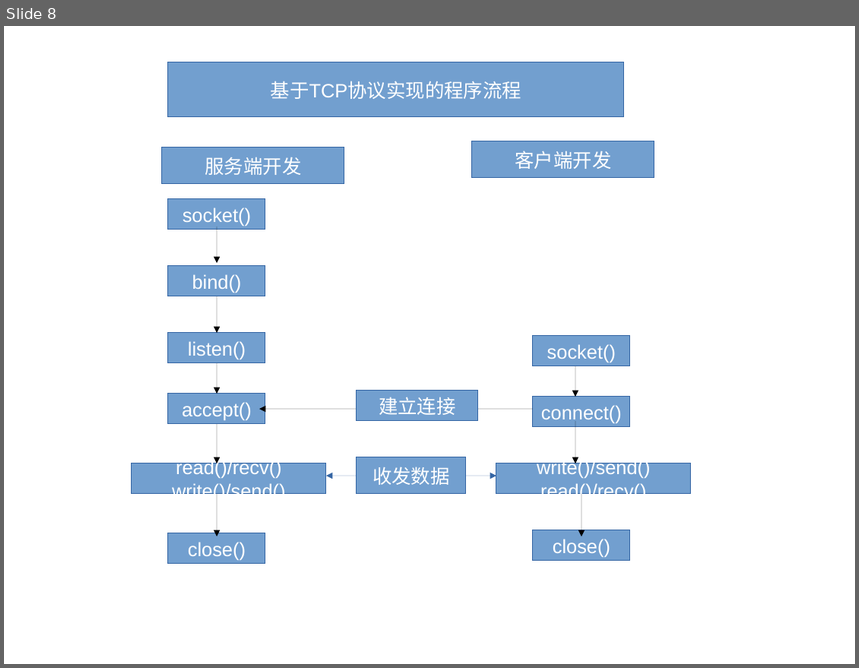
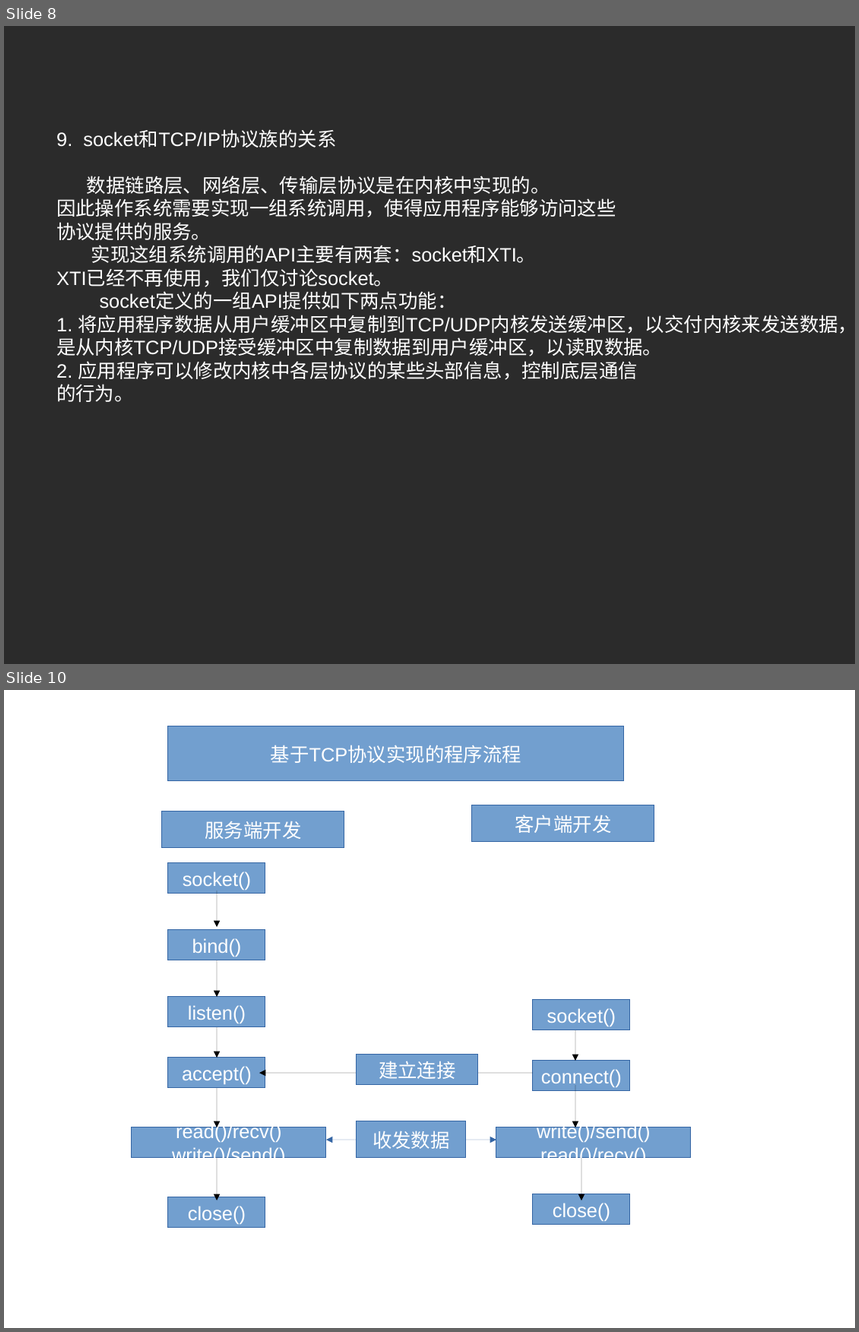
Before and after one commit to zhouhuamin/testmastergit-2018-07, a slide deck: c-network-programming-pptx.pptx. Shown one above the other, each under a label of ours: slide 8 before the commit, slides 8 and 10 after it; the slides between them are not shown. The pictures are 859x668 and 859x1332 pixels, drawn with LibreOffice and Linux fonts; fonts in the diff are those of the drawing; background and template pictures are left out; a plain dark background stands for a picture behind light text. Boxes give left, top, right and bottom in pixels: in the first picture for what was removed or moved away, otherwise in the second. Text is boxed around its words. In the diff, an @@ line names an element or a change of style, - is before the commit and + after.

```diff
--- a/c-network-programming-pptx.pptx
+++ b/c-network-programming-pptx.pptx
@@ slide 8 added at [4, 26, 855, 664], background picture (left out) @@
@@ text added at [56, 130, 855, 402], 18 pt, text #FFFFFF @@
+9. socket和TCP/IP协议族的关系
+数据链路层、网络层、传输层协议是在内核中实现的。
+因此操作系统需要实现一组系统调用，使得应用程序能够访问这些
+协议提供的服务。
+实现这组系统调用的API主要有两套：socket和XTI。
+XTI已经不再使用，我们仅讨论socket。
+socket定义的一组API提供如下两点功能：
+1. 将应用程序数据从用户缓冲区中复制到TCP/UDP内核发送缓冲区，以交付内核来发送数据，或是从内核TCP/UDP接受缓冲区中复制数据到用户缓冲区，以读取数据。
+2. 应用程序可以修改内核中各层协议的某些头部信息，控制底层通信
+的行为。
@@ what was slide 8 is now slide 10 @@
```
Also in this commit, not shown: 3 slides changed, 3 other slides added, 2 slides removed.
